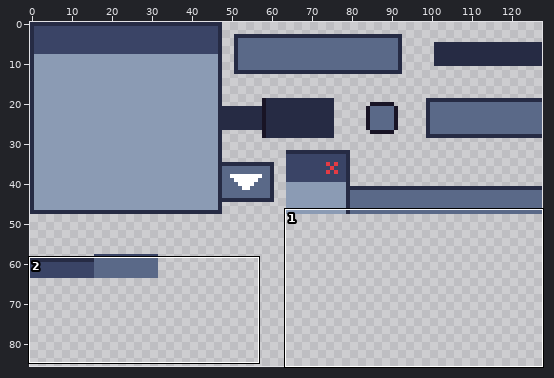
Sprite sheet -- wingrid/assets/art/tiles/tiles_sleek.png. The first picture is a wide view before the edit; the outline marks the close-up.
Close-up. Before:
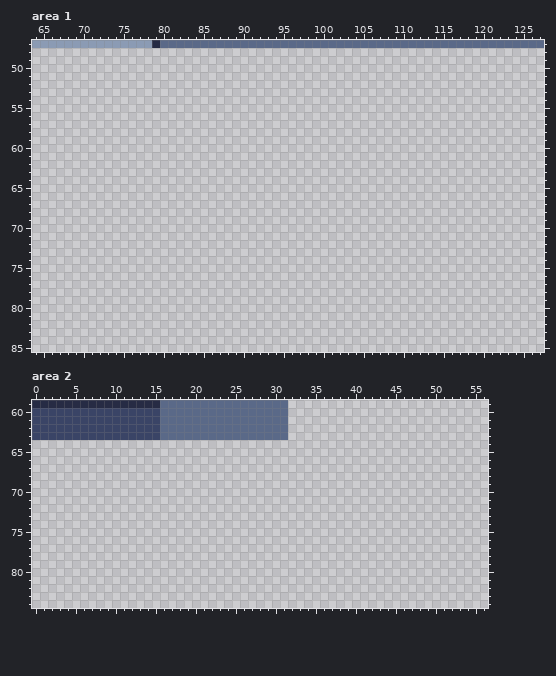
The file is 128x128 pixels. Shown: area 1: x 64..127, y 47..85; area 2: x 0..56, y 59..84. The wide view leaves out empty margins.
After:
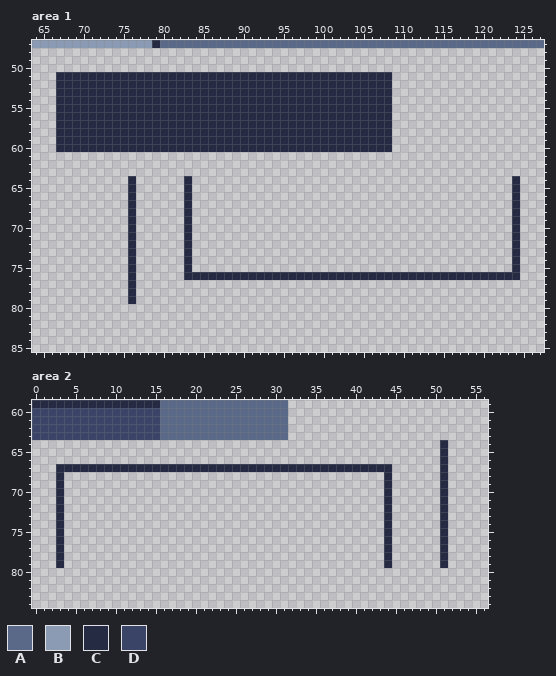
Palette (. is transparent): A #5a6988  B #8b9bb4  C #262b44  D #3a4466
Change:
Area 1:
The author put colour C in rows 51 to 60 at x 67 to 108; in rows 64 to 75 at x 76, 83 and 124; in row 76 at x 76 and 83 to 124; in rows 77 to 79 at x 76.
Area 2:
The author put colour C in rows 64 to 66 at x 51; in row 67 at x 3 to 44 and 51; in rows 68 to 79 at x 3, 44 and 51.
